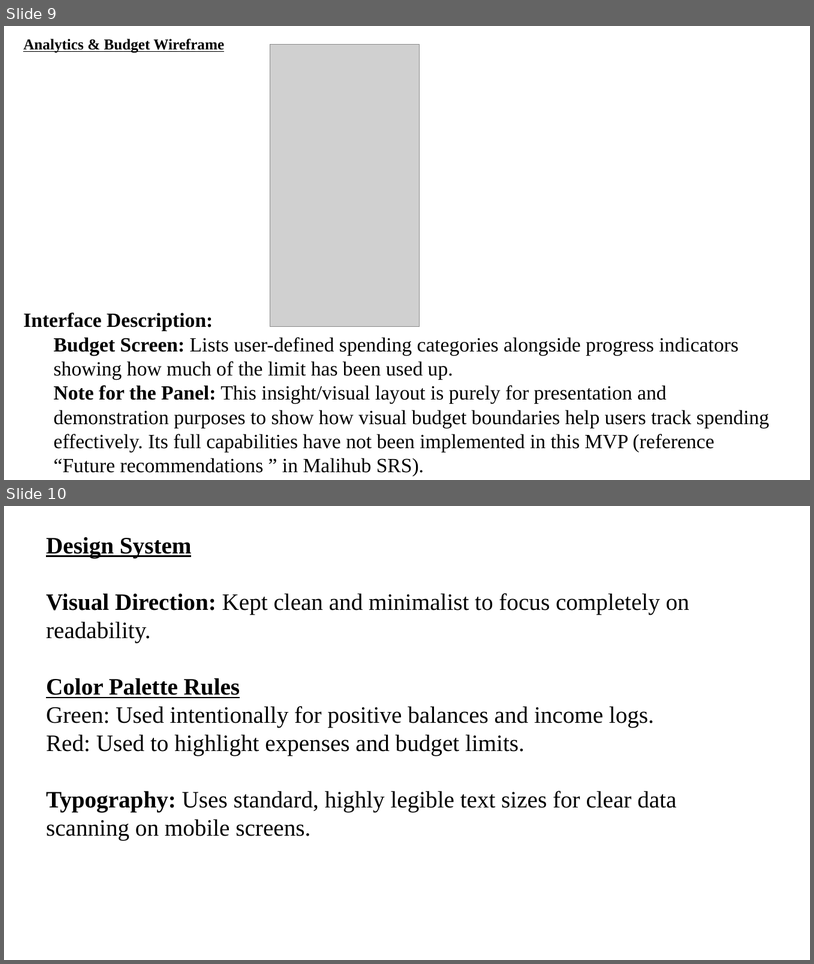
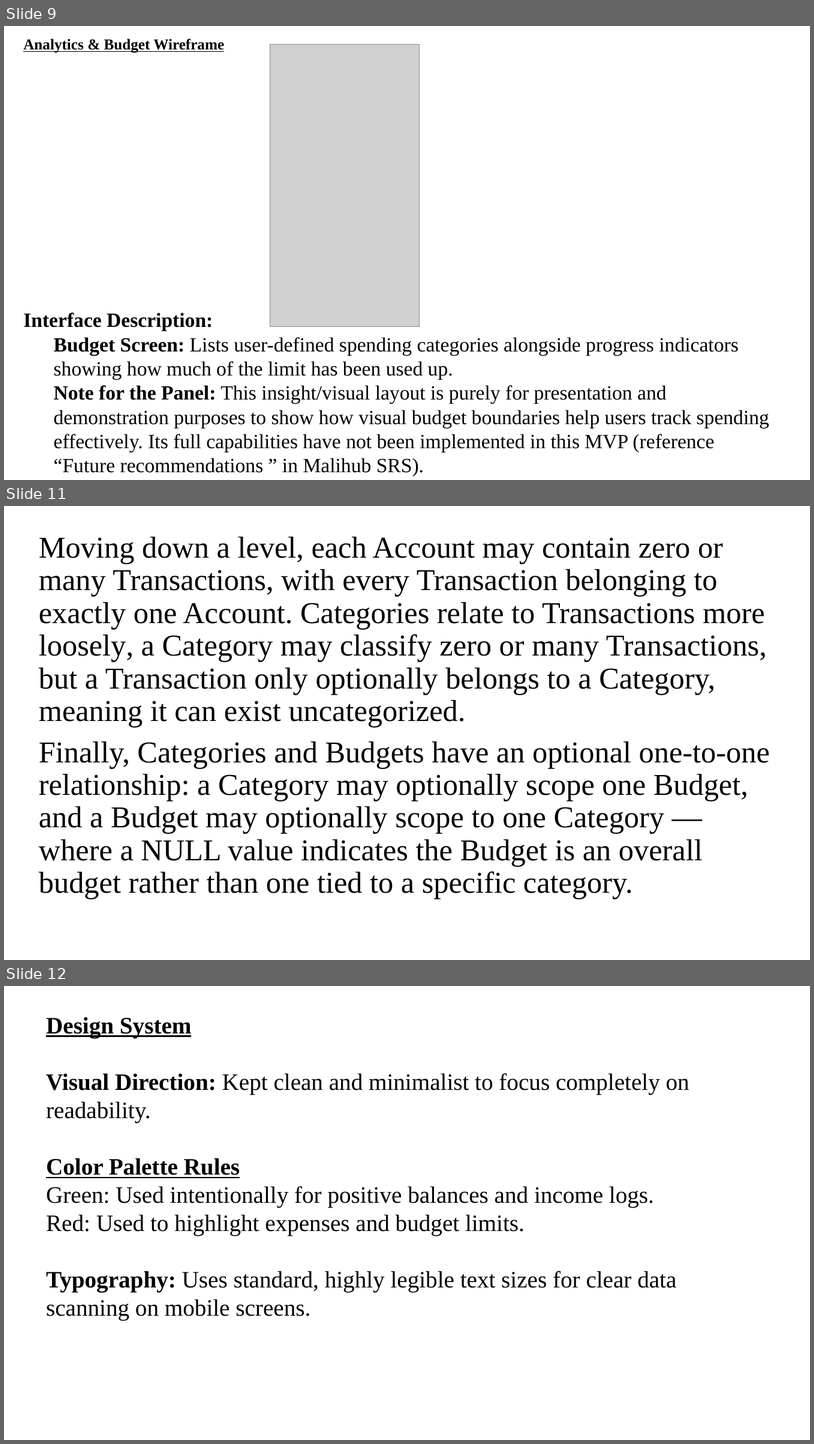
Before and after one commit to p1-my2/Malihub, a slide deck: MALIHUB POWERPOINT PRESENTATION.pptx. Shown one above the other, each under a label of ours: slides 9 and 10 before the commit, slides 9, 11 and 12 after it; the slides between them are not shown. The pictures are 814x964 and 814x1444 pixels, drawn with LibreOffice and Linux fonts; fonts in the diff are those of the drawing; grey boxes stand for pictures. Boxes give left, top, right and bottom in pixels: in the first picture for what was removed or moved away, otherwise in the second. Text is boxed around its words. In the diff, an @@ line names an element or a change of style, - is before the commit and + after.

```diff
--- a/MALIHUB POWERPOINT PRESENTATION.pptx
+++ b/MALIHUB POWERPOINT PRESENTATION.pptx
@@ slide 11 added at [4,506,810,960], background #FFFFFF @@
@@ text added at [39,537,770,899], 36 pt, text #000000 @@
+Moving down a level, each Account may contain zero or many Transactions, with every Transaction belonging to exactly one Account. Categories relate to Transactions more loosely, a Category may classify zero or many Transactions, but a Transaction only optionally belongs to a Category, meaning it can exist uncategorized.
+Finally, Categories and Budgets have an optional one-to-one relationship: a Category may optionally scope one Budget, and a Budget may optionally scope to one Category — where a NULL value indicates the Budget is an overall budget rather than one tied to a specific category.
@@ what was slide 10 is now slide 12 @@
```
Also in this commit, not shown: 1 other slide added, 4 other files.
